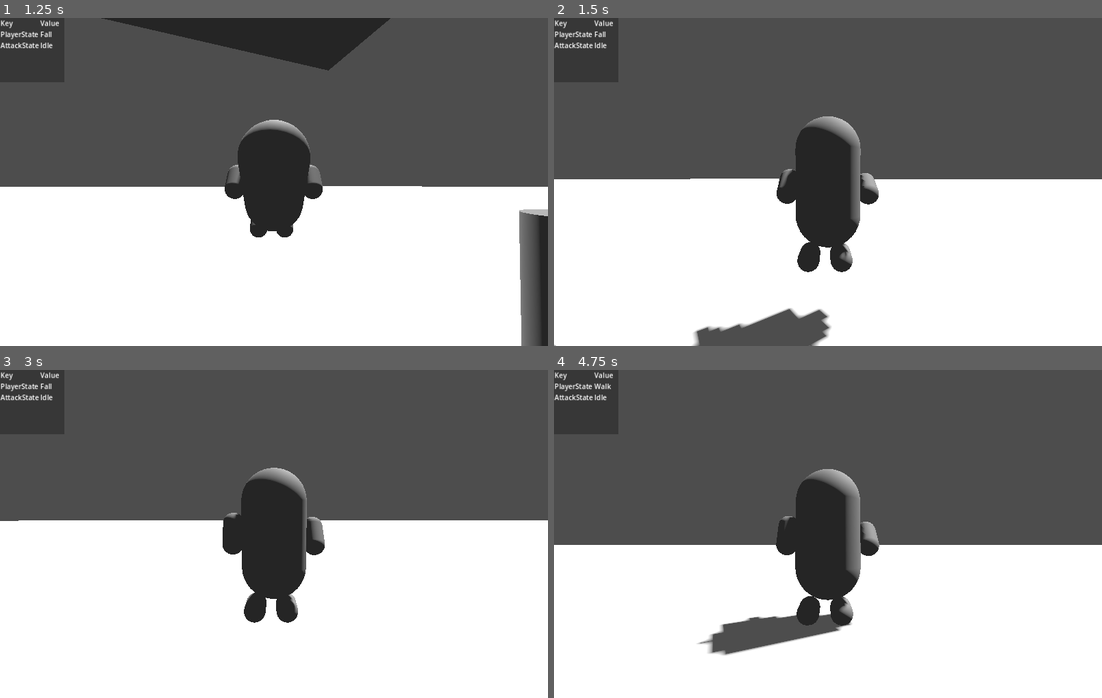
Above: before the commit, frames 1-4 (two rows, left to right).
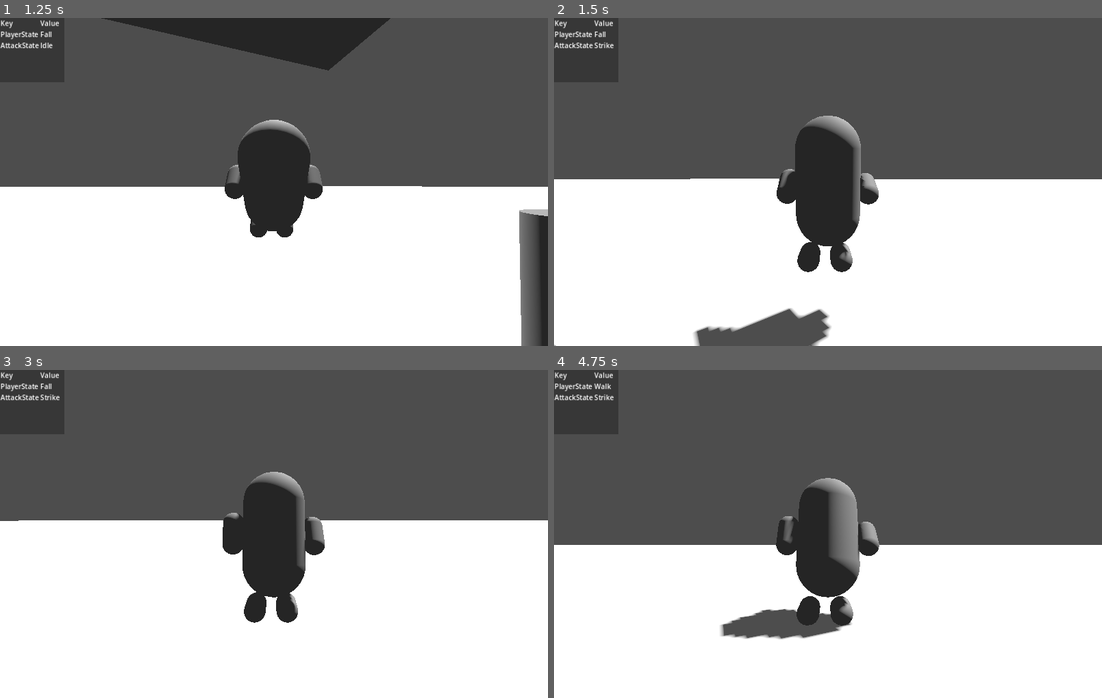
Above: after the commit, the same moments.

Repository: ee0pdt/godot-tps-test
Game: Godot game, scene res://main.tscn
The game is run twice, just before and just after one commit, with the same random seed, the same clock (stepped at 60 frames per second) and the same inputs.
Inputs (mouse positions are in pixels of both pictures, inside the frame that each line leads up to):
- Up to frame 1 (1.25 s): move the mouse to (301, 182) at 0.52 s; hold Up (forward) from 0.53 s (still down); tap Space (jump) at 0.6, 0.77, 1.07 s
- Up to frame 2 (1.5 s): keep holding Up (forward); move the mouse to (800, 182) at 1.27 s; click (800, 182) at 1.35 s
- Up to frame 3 (3 s): keep holding Up (forward); tap Space (jump) at 1.52, 1.55, 1.82, 2.1 s; move the mouse to (284, 527) at 2.02 s; move the mouse to (268, 540) at 2.77 s; click (268, 540) at 2.85 s
- Up to frame 4 (4.75 s): keep holding Up (forward); tap Space (jump) at 3.02, 3.05, 3.32, 3.6, 3.77, 4.07, 4.52, 4.55 s; move the mouse to (866, 537) at 3.52 s; move the mouse to (784, 530) at 4.27 s; click (784, 530) at 4.35 s

Frame 1 is identical in both runs. In frame 2, 0.2% of the frame differs, in the area x 7-57%, y 7-100%; in frame 3, 0.9%; in frame 4, 2.9%, in the area x 7-57%, y 7-88%.

Commit message:
Basic attack

Diff:
--- a/player/attack_states/player_attack_idle.gd
+++ b/player/attack_states/player_attack_idle.gd
@@ -4,7 +4,7 @@
 
 
 # Receives events from the `_unhandled_input()` callback.
-func handle_input(event: InputEvent) -> void:
+func handle_input(_event: InputEvent) -> void:
 	pass
 
 
--- a/player/attack_states/strike.gd
+++ b/player/attack_states/strike.gd
@@ -25,10 +25,17 @@
 	player = state_machine.get_parent()
 	weapon = player.current_weapon
 	weapon.strike()
-	state_machine.transition_to("Idle")
+
+	match weapon.name:
+		"Melee":
+			player.animation_tree["parameters/MeleeAmount/blend_amount"] = 1.0
+			await get_tree().create_timer(0.5).timeout
+			state_machine.transition_to("Idle")
 
 
 # Called by the state machine before changing the active state. Use this function
 # to clean up the state.
 func exit() -> void:
-	pass
+	match weapon.name:
+		"Melee":
+			player.animation_tree["parameters/MeleeAmount/blend_amount"] = 0.0
--- a/player/attacks/melee.gd
+++ b/player/attacks/melee.gd
@@ -13,4 +13,4 @@
 
 func strike() -> void:
 	print("strike")
-	pass
+	%AnimationPlayer.play("Strike")
--- a/player/attacks/melee.tscn
+++ b/player/attacks/melee.tscn
@@ -1,12 +1,48 @@
-[gd_scene load_steps=3 format=3 uid="uid://6tde5tiktgm4"]
+[gd_scene load_steps=6 format=3 uid="uid://6tde5tiktgm4"]
 
 [ext_resource type="Script" path="res://player/attacks/melee.gd" id="1_4bib0"]
 
 [sub_resource type="BoxShape3D" id="BoxShape3D_mucxp"]
-size = Vector3(0.243652, 0.083374, 0.73877)
+size = Vector3(0.3, 0.3, 0.3)
+
+[sub_resource type="Animation" id="Animation_2dskg"]
+resource_name = "Strike"
+length = 0.5
+tracks/0/type = "value"
+tracks/0/imported = false
+tracks/0/enabled = true
+tracks/0/path = NodePath("Hitbox:position")
+tracks/0/interp = 1
+tracks/0/loop_wrap = true
+tracks/0/keys = {
+"times": PackedFloat32Array(0, 0.2331, 0.4995),
+"transitions": PackedFloat32Array(1, 1, 1),
+"update": 0,
+"values": [Vector3(0, 0, 0), Vector3(0, 0, -0.812796), Vector3(0, 0, 0)]
+}
+
+[sub_resource type="Animation" id="Animation_im08b"]
+length = 0.001
+tracks/0/type = "value"
+tracks/0/imported = false
+tracks/0/enabled = true
+tracks/0/path = NodePath("Hitbox:position")
+tracks/0/interp = 1
+tracks/0/loop_wrap = true
+tracks/0/keys = {
+"times": PackedFloat32Array(0),
+"transitions": PackedFloat32Array(1),
+"update": 0,
+"values": [Vector3(0, 0, 0)]
+}
+
+[sub_resource type="AnimationLibrary" id="AnimationLibrary_p6kdc"]
+_data = {
+"RESET": SubResource("Animation_im08b"),
+"Strike": SubResource("Animation_2dskg")
+}
 
 [node name="Melee" type="Node3D"]
-transform = Transform3D(1, 0, 0, 0, 1, 0, 0, 0, 1, -0.0223615, 0, -0.85623)
 script = ExtResource("1_4bib0")
 attack_damage = 10.0
 knockback_force = 10.0
@@ -15,7 +51,12 @@
 [node name="Hitbox" type="Area3D" parent="."]
 
 [node name="CollisionShape3D" type="CollisionShape3D" parent="Hitbox"]
-transform = Transform3D(1, 0, 0, 0, 1, 0, 0, 0, 1, -0.052722, -0.181824, 0.130615)
 shape = SubResource("BoxShape3D_mucxp")
 
+[node name="AnimationPlayer" type="AnimationPlayer" parent="."]
+unique_name_in_owner = true
+libraries = {
+"": SubResource("AnimationLibrary_p6kdc")
+}
+
 [connection signal="area_entered" from="Hitbox" to="." method="_on_hitbox_area_entered"]
--- a/player/movement_states/player_fall.gd
+++ b/player/movement_states/player_fall.gd
@@ -27,7 +27,7 @@
 	# Double jump
 	elif player.jump_count > 1 and Input.is_action_just_pressed("jump") and player.jump_count < 2:
 		player.velocity.y += player.DOUBLE_JUMP_VELOCITY
-		player.animation_tree["parameters/AnimationNodeStateMachine/conditions/double_jump"] = true
+		player.animation_tree["parameters/MovementStateMachine/conditions/double_jump"] = true
 		player.jump_count += 1
 		%SoundDoubleJump.play()
 	else:
@@ -55,10 +55,10 @@
 	Debug.print_value("PlayerState", "Fall")
 	player = state_machine.get_parent()
 	falling_time = 0.0
-	player.animation_tree["parameters/AnimationNodeStateMachine/conditions/fall"] = true
+	player.animation_tree["parameters/MovementStateMachine/conditions/fall"] = true
 
 
 # Called by the state machine before changing the active state. Use this function
 # to clean up the state.
 func exit() -> void:
-	player.animation_tree["parameters/AnimationNodeStateMachine/conditions/fall"] = false
+	player.animation_tree["parameters/MovementStateMachine/conditions/fall"] = false
--- a/player/movement_states/player_idle.gd
+++ b/player/movement_states/player_idle.gd
@@ -46,11 +46,11 @@
 func enter(_msg := {}) -> void:
 	Debug.print_value("PlayerState", "Idle")
 	player = state_machine.get_parent()
-	player.animation_tree["parameters/AnimationNodeStateMachine/conditions/idle"] = true
+	player.animation_tree["parameters/MovementStateMachine/conditions/idle"] = true
 	player.jump_count = 0
 
 
 # Called by the state machine before changing the active state. Use this function
 # to clean up the state.
 func exit() -> void:
-	player.animation_tree["parameters/AnimationNodeStateMachine/conditions/idle"] = false
+	player.animation_tree["parameters/MovementStateMachine/conditions/idle"] = false
--- a/player/movement_states/player_jump.gd
+++ b/player/movement_states/player_jump.gd
@@ -22,7 +22,7 @@
 	elif Input.is_action_just_pressed("jump") and player.jump_count < 2:
 		player.velocity.y += player.DOUBLE_JUMP_VELOCITY
 		player.jump_count += 1
-		player.animation_tree["parameters/AnimationNodeStateMachine/conditions/double_jump"] = true
+		player.animation_tree["parameters/MovementStateMachine/conditions/double_jump"] = true
 		%SoundDoubleJump.play()
 	# Leave jump state as we've started to fall
 	elif player.velocity.y <= 0:
@@ -53,12 +53,12 @@
 	Debug.print_value("PlayerState", "Jump")
 	player = state_machine.get_parent()
 	player.velocity.y = player.JUMP_VELOCITY
-	player.animation_tree["parameters/AnimationNodeStateMachine/conditions/jump"] = true
+	player.animation_tree["parameters/MovementStateMachine/conditions/jump"] = true
 	player.jump_count += 1
 
 
 # Called by the state machine before changing the active state. Use this function
 # to clean up the state.
 func exit() -> void:
-	player.animation_tree["parameters/AnimationNodeStateMachine/conditions/jump"] = false
-	player.animation_tree["parameters/AnimationNodeStateMachine/conditions/double_jump"] = false
+	player.animation_tree["parameters/MovementStateMachine/conditions/jump"] = false
+	player.animation_tree["parameters/MovementStateMachine/conditions/double_jump"] = false
--- a/player/movement_states/player_walk.gd
+++ b/player/movement_states/player_walk.gd
@@ -47,11 +47,11 @@
 func enter(_msg := {}) -> void:
 	Debug.print_value("PlayerState", "Walk")
 	player = state_machine.get_parent()
-	player.animation_tree["parameters/AnimationNodeStateMachine/conditions/walk"] = true
+	player.animation_tree["parameters/MovementStateMachine/conditions/walk"] = true
 	player.jump_count = 0
 
 
 # Called by the state machine before changing the active state. Use this function
 # to clean up the state.
 func exit() -> void:
-	player.animation_tree["parameters/AnimationNodeStateMachine/conditions/walk"] = false
+	player.animation_tree["parameters/MovementStateMachine/conditions/walk"] = false
--- a/player/player.tscn
+++ b/player/player.tscn
@@ -372,22 +372,62 @@
 "values": [Vector3(0, 0, 0), Vector3(-1.13384, 0, 0), Vector3(0, 0, 0)]
 }
 
+[sub_resource type="Animation" id="Animation_lakii"]
+resource_name = "Melee"
+loop_mode = 1
+tracks/0/type = "value"
+tracks/0/imported = false
+tracks/0/enabled = true
+tracks/0/path = NodePath("Mesh/Body:rotation")
+tracks/0/interp = 1
+tracks/0/loop_wrap = true
+tracks/0/keys = {
+"times": PackedFloat32Array(0, 0.1665, 0.2997, 1),
+"transitions": PackedFloat32Array(1, 1, 1, 1),
+"update": 0,
+"values": [Vector3(0, 0, 0), Vector3(0.115633, -3.52761e-17, 3.57506e-17), Vector3(-0.332014, 1.40403e-16, -1.40402e-16), Vector3(0, 0, 0)]
+}
+tracks/1/type = "value"
+tracks/1/imported = false
+tracks/1/enabled = true
+tracks/1/path = NodePath("Mesh/Body:position")
+tracks/1/interp = 1
+tracks/1/loop_wrap = true
+tracks/1/keys = {
+"times": PackedFloat32Array(0, 0.166667, 0.2997, 1),
+"transitions": PackedFloat32Array(1, 1, 1, 1),
+"update": 0,
+"values": [Vector3(0, 0, 0), Vector3(0, 0, 0), Vector3(5.08537e-17, 6.55651e-07, -0.145801), Vector3(0, 0, 0)]
+}
+
 [sub_resource type="AnimationLibrary" id="AnimationLibrary_cs7kc"]
 _data = {
 "DoubleJump": SubResource("Animation_3xa8e"),
 "Fall": SubResource("Animation_n7gpr"),
 "Idle": SubResource("Animation_pcldr"),
 "Jump": SubResource("Animation_43rcw"),
+"Melee": SubResource("Animation_lakii"),
 "RESET": SubResource("Animation_pnhmf"),
 "Walk": SubResource("Animation_vxyos")
 }
 
+[sub_resource type="AnimationNodeAnimation" id="AnimationNodeAnimation_kf5ba"]
+animation = &"Melee"
+
+[sub_resource type="AnimationNodeBlend2" id="AnimationNodeBlend2_3vpbx"]
+filter_enabled = true
+filters = ["Mesh/Body:position", "Mesh/Body:rotation"]
+
 [sub_resource type="AnimationNodeBlendTree" id="AnimationNodeBlendTree_jpn3e"]
-graph_offset = Vector2(-461.76, -27)
-nodes/AnimationNodeStateMachine/node = ExtResource("8_cbf6x")
-nodes/AnimationNodeStateMachine/position = Vector2(-60, 70)
-nodes/output/position = Vector2(500, 230)
-node_connections = [&"output", 0, &"AnimationNodeStateMachine"]
+graph_offset = Vector2(-350.4, 299.4)
+nodes/Melee/node = SubResource("AnimationNodeAnimation_kf5ba")
+nodes/Melee/position = Vector2(-25, 440.14)
+nodes/MeleeAmount/node = SubResource("AnimationNodeBlend2_3vpbx")
+nodes/MeleeAmount/position = Vector2(420, 150)
+nodes/MovementStateMachine/node = ExtResource("8_cbf6x")
+nodes/MovementStateMachine/position = Vector2(-90, 40)
+nodes/output/position = Vector2(740, 200)
+node_connections = [&"MeleeAmount", 0, &"MovementStateMachine", &"MeleeAmount", 1, &"Melee", &"output", 0, &"MeleeAmount"]
 
 [node name="Player" type="CharacterBody3D" node_paths=PackedStringArray("current_weapon")]
 transform = Transform3D(1, 0, 0, 0, 1, 0, 0, 0, 1, 0, 0.812197, 0)
@@ -429,6 +469,7 @@
 transform = Transform3D(1, -3.48789e-16, 3.48787e-16, 3.48787e-16, 1, 4.46638e-06, -3.48789e-16, -4.46638e-06, 1, 0, 0, 0)
 
 [node name="Body" type="MeshInstance3D" parent="Mesh"]
+transform = Transform3D(1, 0, 0, 0, 1, 0, 0, 0, 1, 0, 0, 0)
 mesh = SubResource("CapsuleMesh_0y156")
 skeleton = NodePath("../../..")
 
@@ -474,35 +515,42 @@
 parameters/current_length = 2.0
 parameters/current_position = 0.369357
 parameters/current_delta = 0.00833333
-parameters/AnimationNodeStateMachine/current_length = false
-parameters/AnimationNodeStateMachine/current_position = false
-parameters/AnimationNodeStateMachine/current_delta = false
-parameters/AnimationNodeStateMachine/conditions/double_jump = false
-parameters/AnimationNodeStateMachine/conditions/fall = false
-parameters/AnimationNodeStateMachine/conditions/idle = false
-parameters/AnimationNodeStateMachine/conditions/jump = false
-parameters/AnimationNodeStateMachine/conditions/walk = false
-parameters/AnimationNodeStateMachine/DoubleJump/current_length = null
-parameters/AnimationNodeStateMachine/DoubleJump/current_position = null
-parameters/AnimationNodeStateMachine/DoubleJump/current_delta = null
-parameters/AnimationNodeStateMachine/End/current_length = null
-parameters/AnimationNodeStateMachine/End/current_position = null
-parameters/AnimationNodeStateMachine/End/current_delta = null
-parameters/AnimationNodeStateMachine/Fall/current_length = null
-parameters/AnimationNodeStateMachine/Fall/current_position = null
-parameters/AnimationNodeStateMachine/Fall/current_delta = null
-parameters/AnimationNodeStateMachine/Idle/current_length = null
-parameters/AnimationNodeStateMachine/Idle/current_position = null
-parameters/AnimationNodeStateMachine/Idle/current_delta = null
-parameters/AnimationNodeStateMachine/Jump/current_length = null
-parameters/AnimationNodeStateMachine/Jump/current_position = null
-parameters/AnimationNodeStateMachine/Jump/current_delta = null
-parameters/AnimationNodeStateMachine/Start/current_length = null
-parameters/AnimationNodeStateMachine/Start/current_position = null
-parameters/AnimationNodeStateMachine/Start/current_delta = null
-parameters/AnimationNodeStateMachine/Walk/current_length = null
-parameters/AnimationNodeStateMachine/Walk/current_position = null
-parameters/AnimationNodeStateMachine/Walk/current_delta = null
+parameters/Melee/current_length = null
+parameters/Melee/current_position = null
+parameters/Melee/current_delta = null
+parameters/MeleeAmount/current_length = 0
+parameters/MeleeAmount/current_position = 0
+parameters/MeleeAmount/current_delta = 0
+parameters/MeleeAmount/blend_amount = 0.0
+parameters/MovementStateMachine/current_length = false
+parameters/MovementStateMachine/current_position = false
+parameters/MovementStateMachine/current_delta = false
+parameters/MovementStateMachine/conditions/double_jump = false
+parameters/MovementStateMachine/conditions/fall = false
+parameters/MovementStateMachine/conditions/idle = false
+parameters/MovementStateMachine/conditions/jump = false
+parameters/MovementStateMachine/conditions/walk = false
+parameters/MovementStateMachine/DoubleJump/current_length = null
+parameters/MovementStateMachine/DoubleJump/current_position = null
+parameters/MovementStateMachine/DoubleJump/current_delta = null
+parameters/MovementStateMachine/End/current_length = null
+parameters/MovementStateMachine/End/current_position = null
+parameters/MovementStateMachine/End/current_delta = null
+parameters/MovementStateMachine/Fall/current_length = null
+parameters/MovementStateMachine/Fall/current_position = null
+parameters/MovementStateMachine/Fall/current_delta = null
+parameters/MovementStateMachine/Idle/current_length = null
+parameters/MovementStateMachine/Idle/current_position = null
+parameters/MovementStateMachine/Idle/current_delta = null
+parameters/MovementStateMachine/Jump/current_length = null
+parameters/MovementStateMachine/Jump/current_position = null
+parameters/MovementStateMachine/Jump/current_delta = null
+parameters/MovementStateMachine/Start/current_length = null
+parameters/MovementStateMachine/Start/current_position = null
+parameters/MovementStateMachine/Start/current_delta = null
+parameters/MovementStateMachine/Walk/current_length = null
+parameters/MovementStateMachine/Walk/current_position = null
+parameters/MovementStateMachine/Walk/current_delta = null
 parameters/output/current_length = null
 parameters/output/current_position = null
 parameters/output/current_delta = null
@@ -518,6 +566,7 @@
 bus = &"SFX"
 
 [node name="Melee" parent="." instance=ExtResource("10_5nvi3")]
+transform = Transform3D(1, 0, 0, 0, 1, 0, 0, 0, 1, 0, 0, -0.162666)
 
 [node name="AttackStates" type="Node" parent="."]
 script = ExtResource("2_y5u12")
Not shown: 1 places in player/player.tscn that only renumber resources
